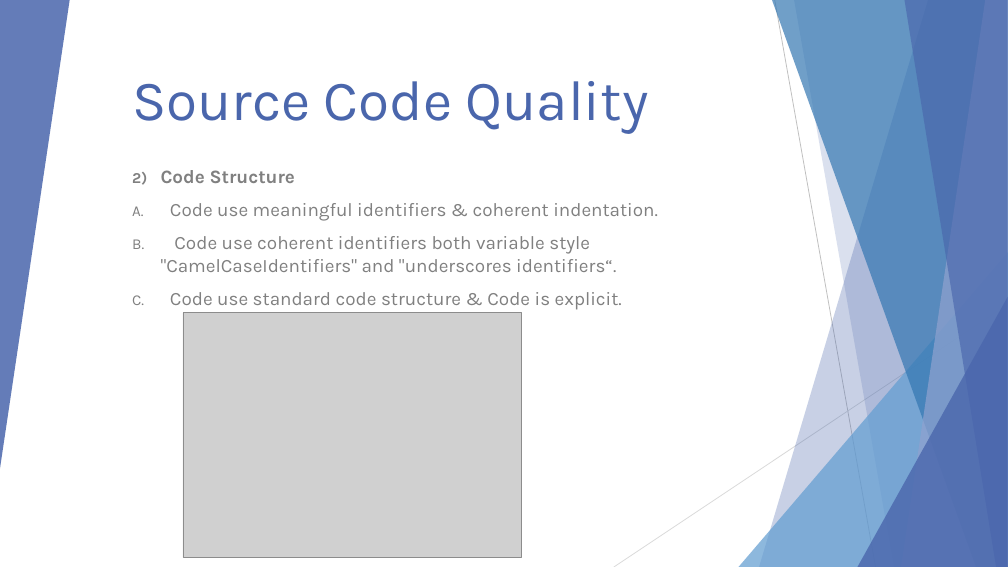
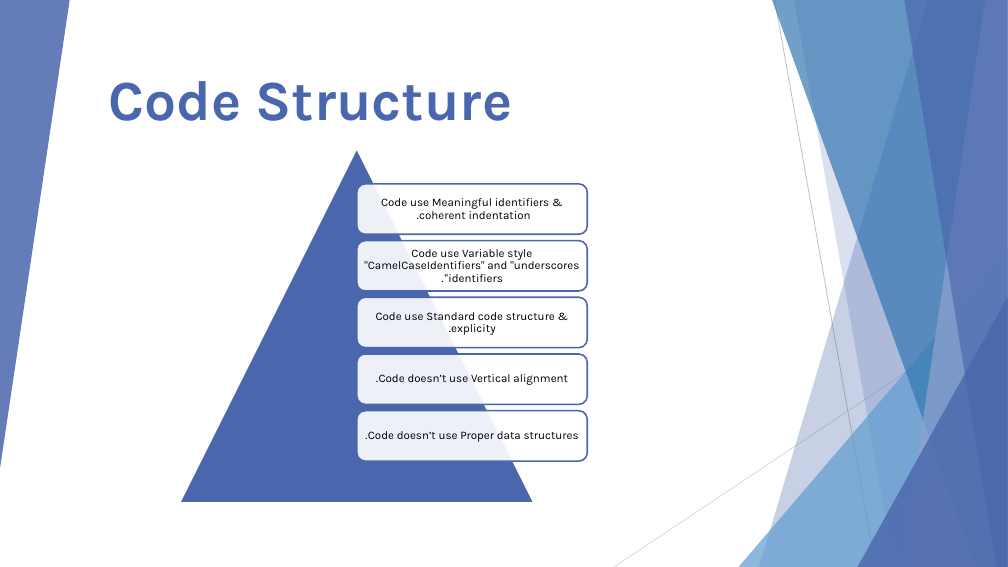
Before and after one commit to AhmedSaudA/Workshop-01-CS392-03-171, a slide deck: slide 10 of Workshop-01-CS392-03-171.pptx (slide 12 before the commit). Drawn at 1008x567 pixels with LibreOffice and Linux fonts; fonts in the diff are those of the drawing; grey boxes stand for pictures. Boxes give left, top, right and bottom in pixels: in the first picture for what was removed or moved away, otherwise in the second. Text is boxed around its words. In the diff, an @@ line names an element or a change of style, - is before the commit and + after.

```diff
--- a/Workshop-01-CS392-03-171.pptx
+++ b/Workshop-01-CS392-03-171.pptx
@@ title at (108,81,512,121): text changed; bold on @@
-Source Code Quality
+Code Structure
@@ subtitle removed at (161,170,658,310) @@
-2) Code Structure
-C. Code use meaningful identifiers & coherent indentation.
-D. Code use coherent identifiers both variable style "CamelCaseIdentifiers" and "underscores identifiers“.
-E. Code use standard code structure & Code is explicit.
@@ picture removed at (183,313,522,558) @@
@@ group added at (179,148,588,503): 5 rounded rectangles, 5 texts, 1 triangle @@
+Code use Meaningful identifiers & coherent indentation.
+Code use Variable style "CamelCaseIdentifiers" and "underscores identifiers“.
+Code use Standard code structure & explicity.
+Code doesn’t use Vertical alignment.
+Code doesn’t use Proper data structures.
```
Also in this commit, not shown: 10 other slides changed, 14 slides added, 24 slides removed.
